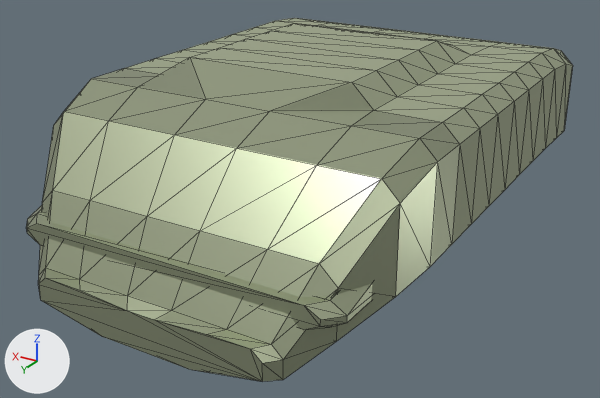
The glTF model prototype/assets/models/hulls/hartmann_heavy_a.glb as it was, and as the next commit left it.
Both versions are drawn from a 50 mm camera at (-4.76, 8.63, 3.39) aimed at (0.15, 0.44, -0.7). The axes (+X, +Y, +Z) are drawn at lower left. The lights are the same throughout. The older version comes first. Mesh edges are drawn as thin lines. Vertices at exactly the same position are counted once.

The first picture shows 'hartmann_heavy_a'.
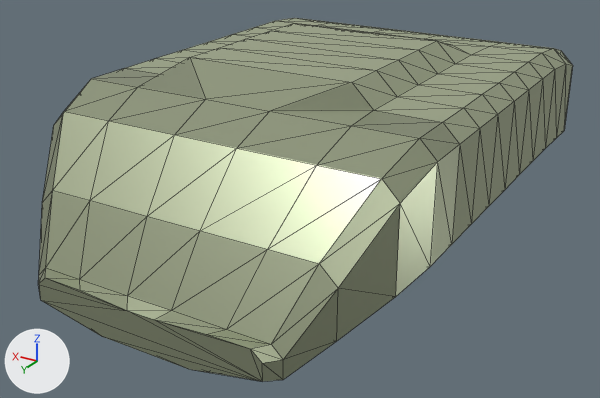
Commit message: feat(hulls): consolidate Hartmann to 6 hulls

The edits, one by one:
me_hartmann_heavy_a_mesh is used by ob_hartmann_heavy_a; location (0.0, 0.0, 0.0).
me_hartmann_heavy_a_mesh had 224 vertices, 440 faces and spanned x -2.2..2.2, y -3.6..3.6, z -1.17..1.17.
me_hartmann_heavy_a_mesh now has 192 vertices, 380 faces and spans x -2.2..2.2, y -3.6..3.6, z -1.17..1.17.
me_hartmann_heavy_a_mesh part 1: the loose piece of 32 vertices spanning x -2.07..2.07, y 0.86..3.31, z -0.5..0.46 is deleted.

What differs and where, as boxes (x1, y1, x2, y2) in the pictures (600 x 398 px):
'hartmann_heavy_a', reshaped
    before: (27, 18, 573, 381)
    after: (38, 18, 573, 381)
part 1 of me_hartmann_heavy_a_mesh, deleted
    before: (27, 205, 372, 330)
